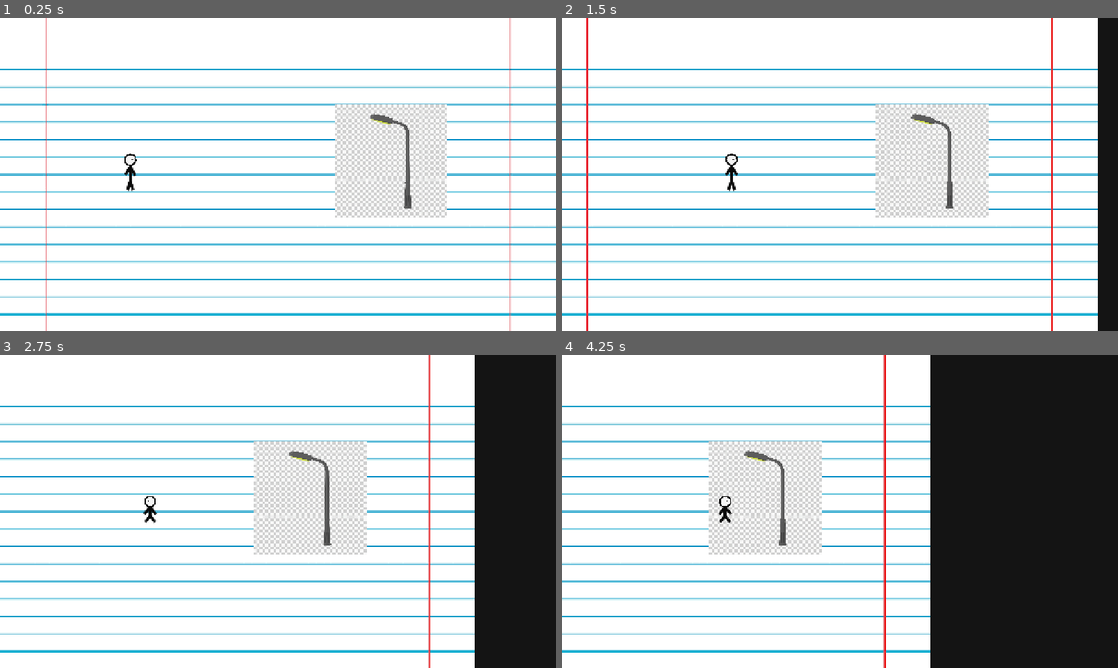
Above: before the commit, frames 1-4 (two rows, left to right).
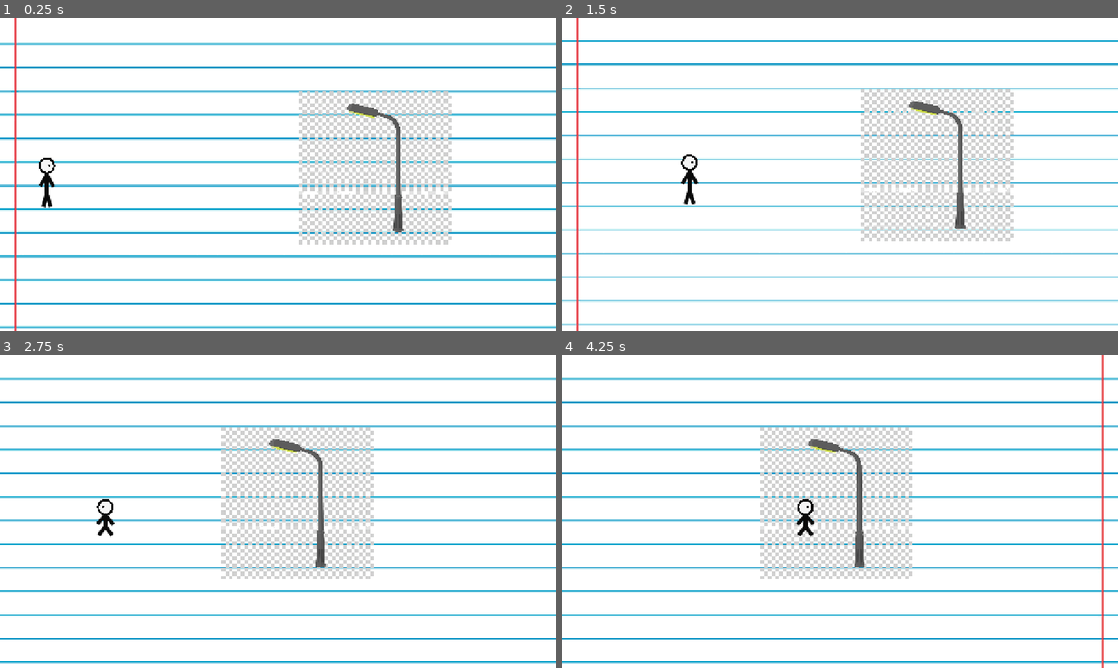
Above: after the commit, the same moments.

Repository: zamuuk13-sketch/TRY-HACKING-ME-NEW-
Game: Godot game, scene res://scenes/main.tscn
The game is run twice, just before and just after one commit, with the same random seed, the same clock (stepped at 60 frames per second) and the same inputs.
Inputs:
- Up to frame 1 (0.25 s): no input
- Up to frame 2 (1.5 s): hold C (crouch) 0.53-1.28 s; hold D (move_right) from 0.53 s (still down); tap Space (jump) at 0.77 s; tap Shift at 1.35 s
- Up to frame 3 (2.75 s): tap Space (jump) at 1.52 s; release D (move_right) at 2.03 s; hold A (move_left) from 2.03 s (still down); hold C (crouch) from 2.03 s (still down)
- Up to frame 4 (4.25 s): release A (move_left) at 2.78 s; release C (crouch) at 2.78 s; hold D (move_right) from 2.78 s (still down); tap Shift at 2.85 s; tap Space (jump) at 3.02, 3.77 s; hold C (crouch) from 3.53 s (still down)

The runs differ from the first frame. In frame 1, 28% of the frame differs, in the area x 0-100%, y 0-100%; in frame 2, 28%; in frame 3, 38%; in frame 4, 55%.

Commit message:
Ajusta câmera, tamanho da fase e remove fundo branco do poste

Diff:
--- a/scenes/main.tscn
+++ b/scenes/main.tscn
@@ -7,13 +7,19 @@
 [ext_resource path="res://imageens/poste (2).png" type="Texture2D" id="5_pole"]
 
 [sub_resource type="RectangleShape2D" id="Rectangle_floor"]
-size = Vector2(1800, 80)
+size = Vector2(1280, 80)
 
 [sub_resource type="RectangleShape2D" id="Rectangle_pole"]
-size = Vector2(34, 118)
+size = Vector2(44, 150)
 
 [sub_resource type="RectangleShape2D" id="Rectangle_exit"]
 size = Vector2(40, 160)
+
+[sub_resource type="Shader" id="Shader_pole_no_bg"]
+code = "shader_type canvas_item;\n\nvoid fragment() {\n    vec4 c = texture(TEXTURE, UV);\n    float white = min(min(c.r, c.g), c.b);\n    float saturation = max(max(c.r, c.g), c.b) - white;\n    if (white > 0.90 && saturation < 0.12) {\n        discard;\n    }\n    COLOR = c;\n}"
+
+[sub_resource type="ShaderMaterial" id="ShaderMaterial_pole_no_bg"]
+shader = SubResource("Shader_pole_no_bg")
 
 [node name="Game" type="Node2D"]
 script = ExtResource("1_main")
@@ -23,14 +29,14 @@
 
 [node name="PaperBackground" type="Sprite2D" parent="World"]
 texture = ExtResource("4_paper")
-position = Vector2(800, 360)
+position = Vector2(640, 360)
 z_index = -100
 texture_filter = 1
 metadata/runtime_path = "World.Level01.Environment.PaperBackground"
 metadata/description = "PNG de papel usado como fundo real da fase."
 
 [node name="Ground" type="StaticBody2D" parent="World"]
-position = Vector2(800, 430)
+position = Vector2(640, 430)
 
 [node name="CollisionShape2D" type="CollisionShape2D" parent="World/Ground"]
 shape = SubResource("Rectangle_floor")
@@ -40,13 +46,14 @@
 [node name="Environment" type="Node2D" parent="World/Level01"]
 
 [node name="StreetPole_07" type="StaticBody2D" parent="World/Level01/Environment"]
-position = Vector2(900, 330)
+position = Vector2(720, 330)
 z_index = 10
 metadata/runtime_path = "World.Level01.Environment.StreetPole_07"
 metadata/description = "Poste PNG real que bloqueia o caminho até ser manipulado pelo runtime."
 
 [node name="Sprite2D" type="Sprite2D" parent="World/Level01/Environment/StreetPole_07"]
 texture = ExtResource("5_pole")
+material = SubResource("ShaderMaterial_pole_no_bg")
 position = Vector2(0, 0)
 texture_filter = 1
 
@@ -54,7 +61,7 @@
 shape = SubResource("Rectangle_pole")
 
 [node name="Level01Exit" type="Area2D" parent="World/Level01"]
-position = Vector2(1500, 350)
+position = Vector2(1180, 350)
 monitoring = true
 metadata/runtime_path = "World.Level01.Level01Exit"
 metadata/description = "Zona lógica além do lado direito da fase."
@@ -63,15 +70,16 @@
 shape = SubResource("Rectangle_exit")
 
 [node name="Player" parent="." instance=ExtResource("2_player")]
-position = Vector2(300, 340)
+position = Vector2(160, 340)
 
 [node name="Camera" type="Camera2D" parent="Player"]
 position = Vector2(280, -10)
+zoom = Vector2(1.35, 1.35)
 position_smoothing_enabled = true
 position_smoothing_speed = 7.0
-limit_left = 0
+limit_left = 80
 limit_top = 0
-limit_right = 1800
+limit_right = 1200
 limit_bottom = 720
 
 [node name="UI" type="CanvasLayer" parent="."]
Not shown: 1 places in scenes/main.tscn that only renumber resources
